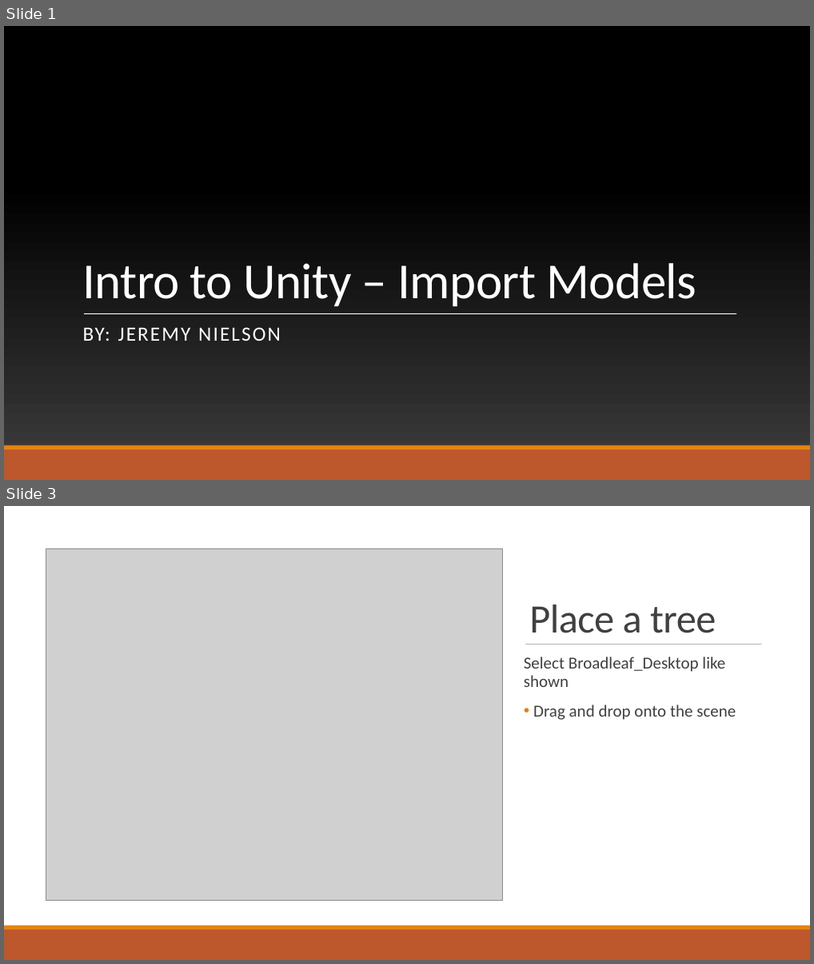
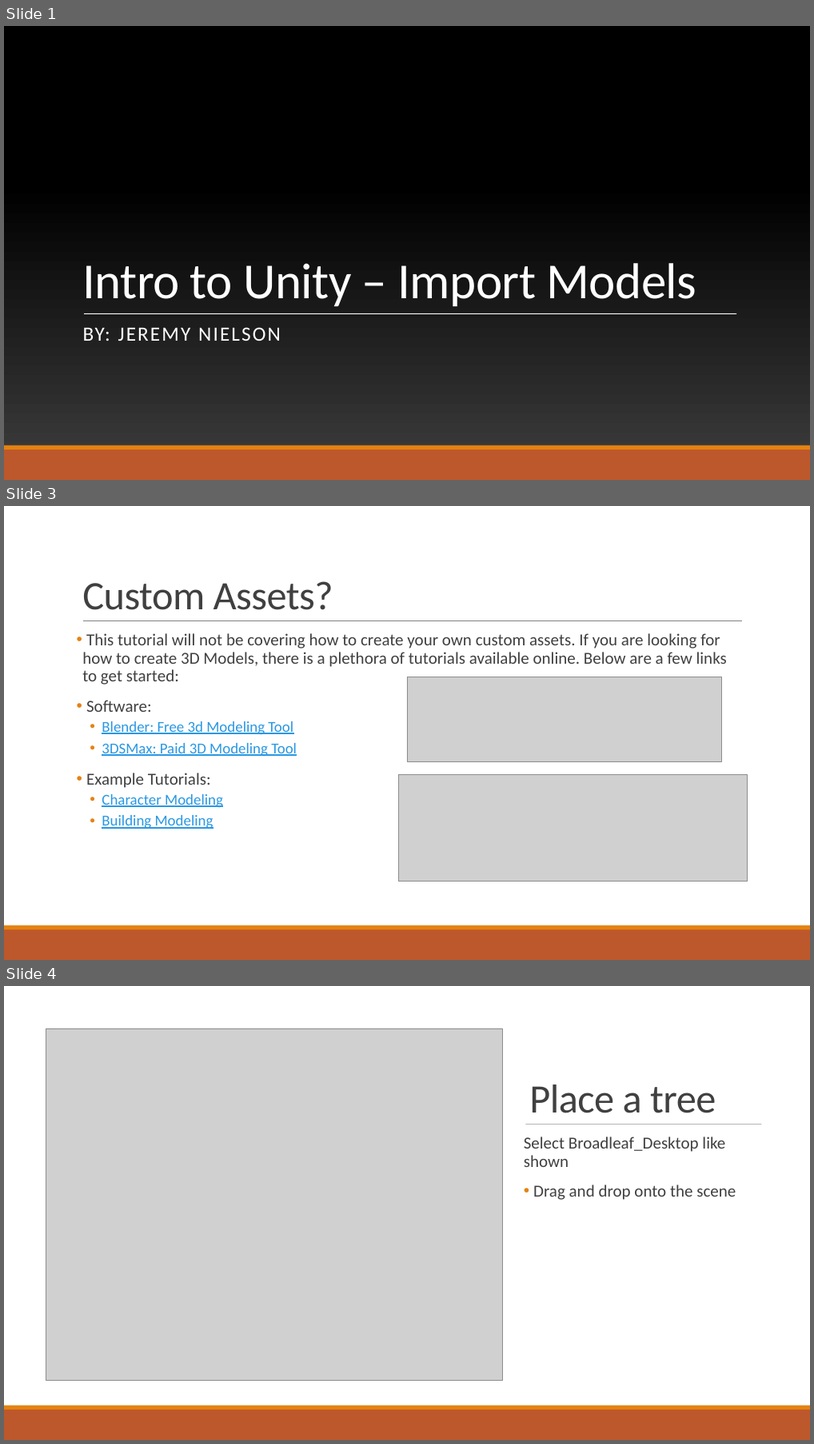
Before and after one commit to ddiLab/VR-Tutorial, a slide deck: Intro to VR 3 - Import Models.pptx. Shown one above the other, each under a label of ours: slides 1 and 3 before the commit, slides 1, 3 and 4 after it; the slides between them are not shown. The pictures are 814x964 and 814x1444 pixels, drawn with LibreOffice and Linux fonts; fonts in the diff are those of the drawing; grey boxes stand for pictures; background and template pictures are left out. Boxes give left, top, right and bottom in pixels: in the first picture for what was removed or moved away, otherwise in the second. Text is boxed around its words. In the diff, an @@ line names an element or a change of style, - is before the commit and + after.

```diff
--- a/Intro to VR 3 - Import Models.pptx
+++ b/Intro to VR 3 - Import Models.pptx
@@ slide 3 added at (4,506,810,960), background #FFFFFF @@
@@ title added at (82,581,334,610), 48 pt, text #404040 @@
+Custom Assets?
@@ line added from (83, 621) to (742, 621), #808080 0.5 pt @@
@@ text added at (82,633,727,828), 20 pt, text #404040 @@
+• This tutorial will not be covering how to create your own custom assets. If you are looking for how to create 3D Models, there is a plethora of tutorials available online. Below are a few links to get started:
+• Software:
+  • Blender: Free 3d Modeling Tool
+  • 3DSMax: Paid 3D Modeling Tool
+• Example Tutorials:
+  • Character Modeling
+  • Building Modeling
@@ picture added at (407,676,722,761) @@
@@ picture added at (398,775,748,882) @@
@@ rectangle added at (4,929,810,960), fill #BD582C @@
@@ rectangle added at (4,925,810,929), fill #E48312 @@
@@ what was slide 3 is now slide 4 @@
```
Also in this commit, not shown: 1 slide changed, 9 other files.
